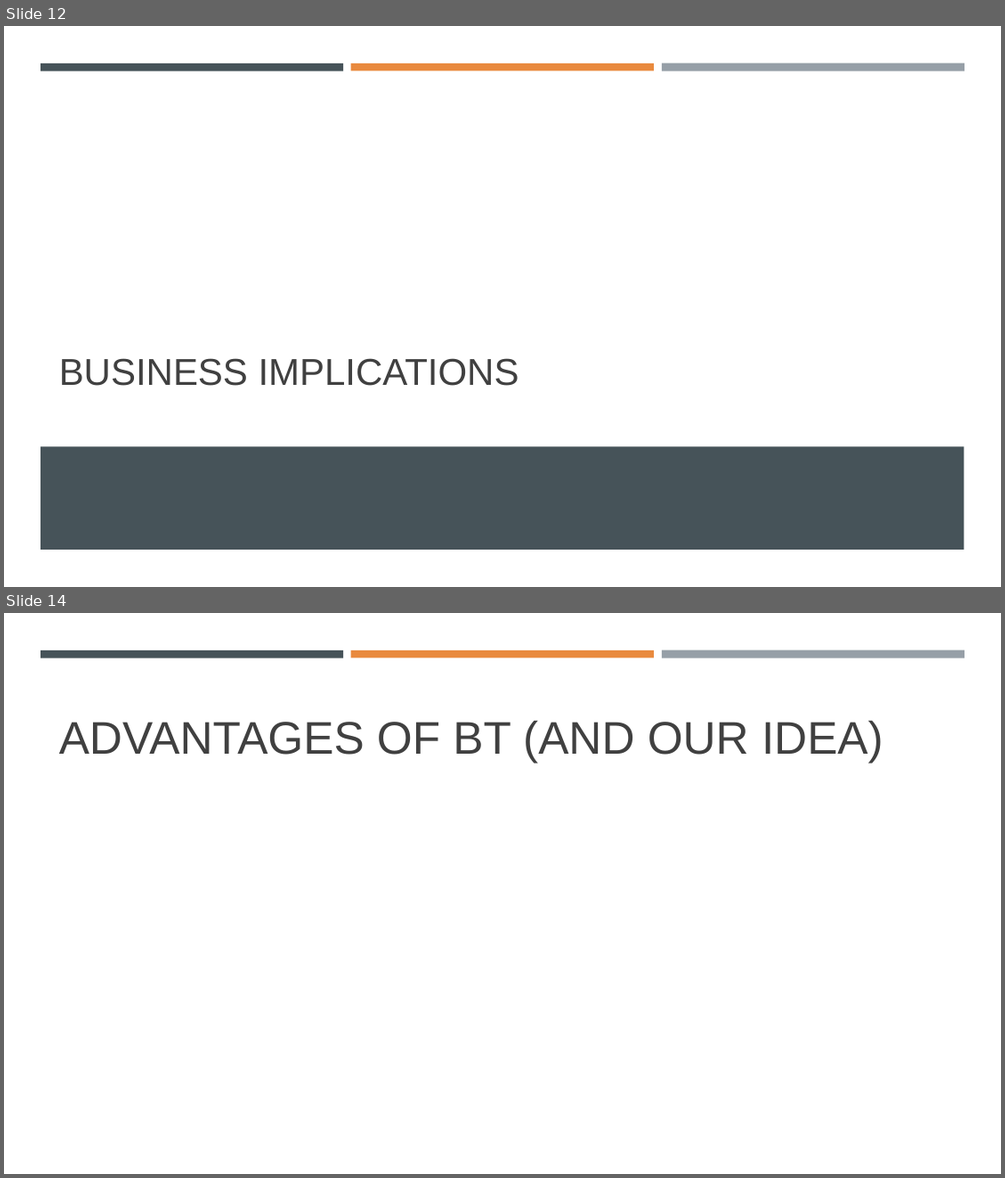
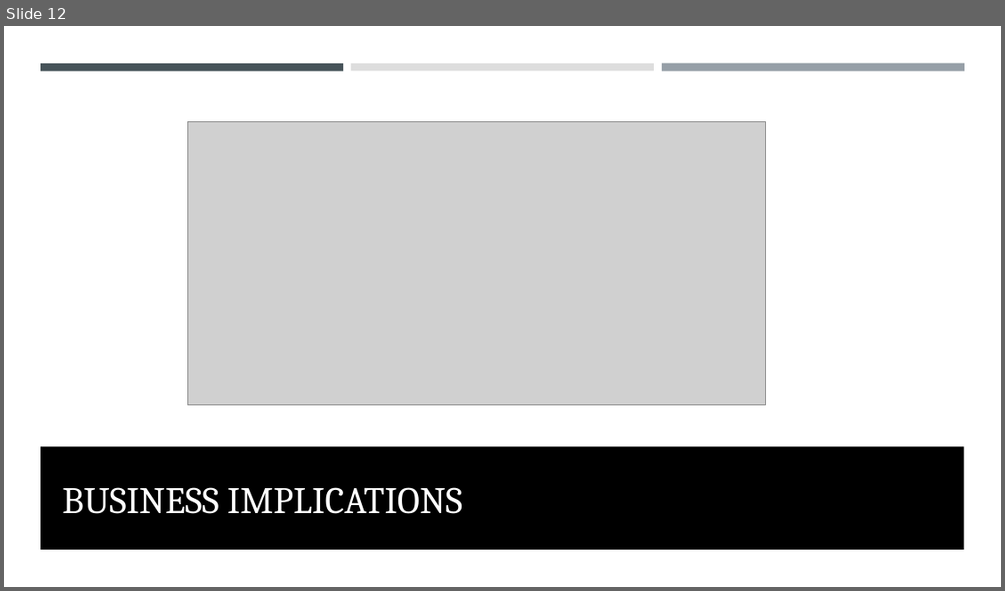
Before and after one commit to costanzimartina/Fintech_project, a slide deck: AutoInsurtech_Adobati_Basigalup_Colombo_Costanzi_Utke.pptx. Shown one above the other, each under a label of ours: slides 12 and 14 before the commit, slide 12 after it; the slides between them are not shown. The pictures are 1005x1178 and 1005x591 pixels, drawn with LibreOffice and Linux fonts; fonts in the diff are those of the drawing; grey boxes stand for pictures. Boxes give left, top, right and bottom in pixels: in the first picture for what was removed or moved away, otherwise in the second. Text is boxed around its words. In the diff, an @@ line names an element or a change of style, - is before the commit and + after.

```diff
--- a/AutoInsurtech_Adobati_Basigalup_Colombo_Costanzi_Utke.pptx
+++ b/AutoInsurtech_Adobati_Basigalup_Colombo_Costanzi_Utke.pptx
@@ slide 14 removed at (x1=4, y1=613, x2=1001, y2=1174), background #FFFFFF; not listed: 3 template elements that a slide beside it also shows @@
@@ title removed at (x1=59, y1=721, x2=883, y2=763) @@
-ADVANTAGES OF BT (AND OUR IDEA)
@@ slide 12 changed as well @@
@@ rectangle at (x1=351, y1=63, x2=654, y2=70): fill #E98A3E to #DDDDDD @@
@@ picture added at (x1=188, y1=122, x2=765, y2=405) @@
@@ title "BUSINESS IMPLICATIONS" moved from (x1=59, y1=358, x2=519, y2=386) to (x1=62, y1=487, x2=462, y2=514) @@
@@ title "BUSINESS IMPLICATIONS" at (x1=62, y1=487, x2=462, y2=514): font Arial to Cambria, text colour #404040 to #FFFFFF @@
@@ rectangle at (x1=40, y1=446, x2=964, y2=549): fill #465359 to #000000 @@
```
Also in this commit, not shown: 11 other slides changed, 3 slides added, 2 other slides removed, 4 other files.
